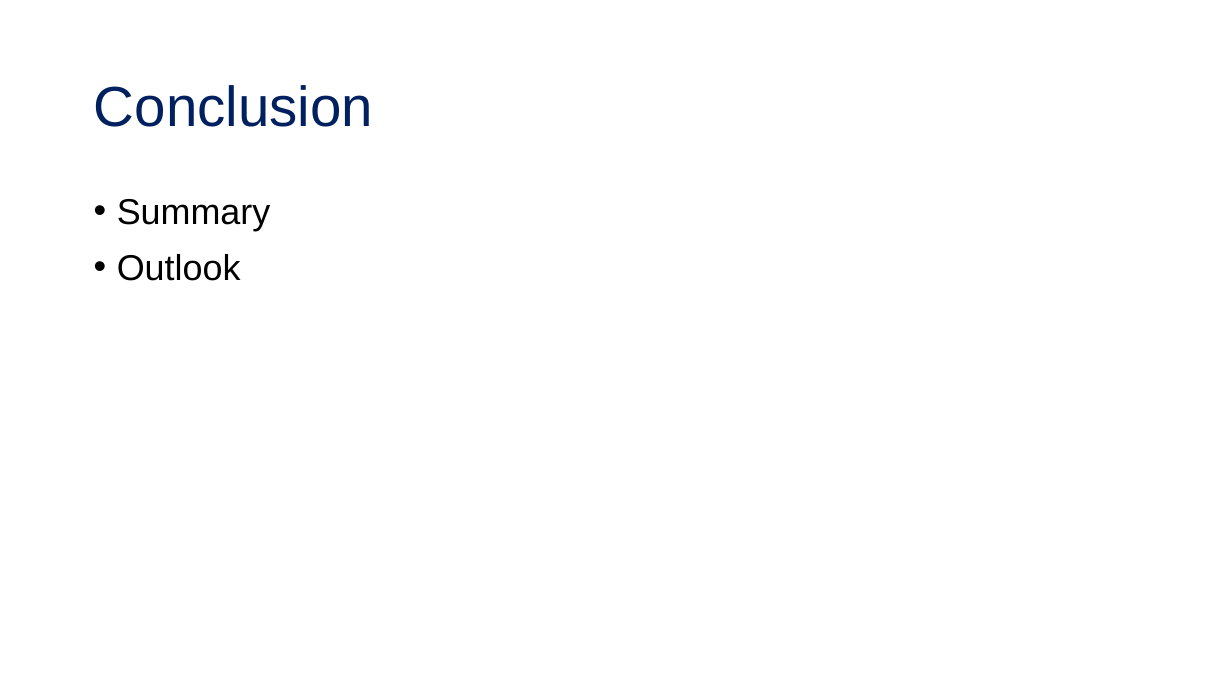
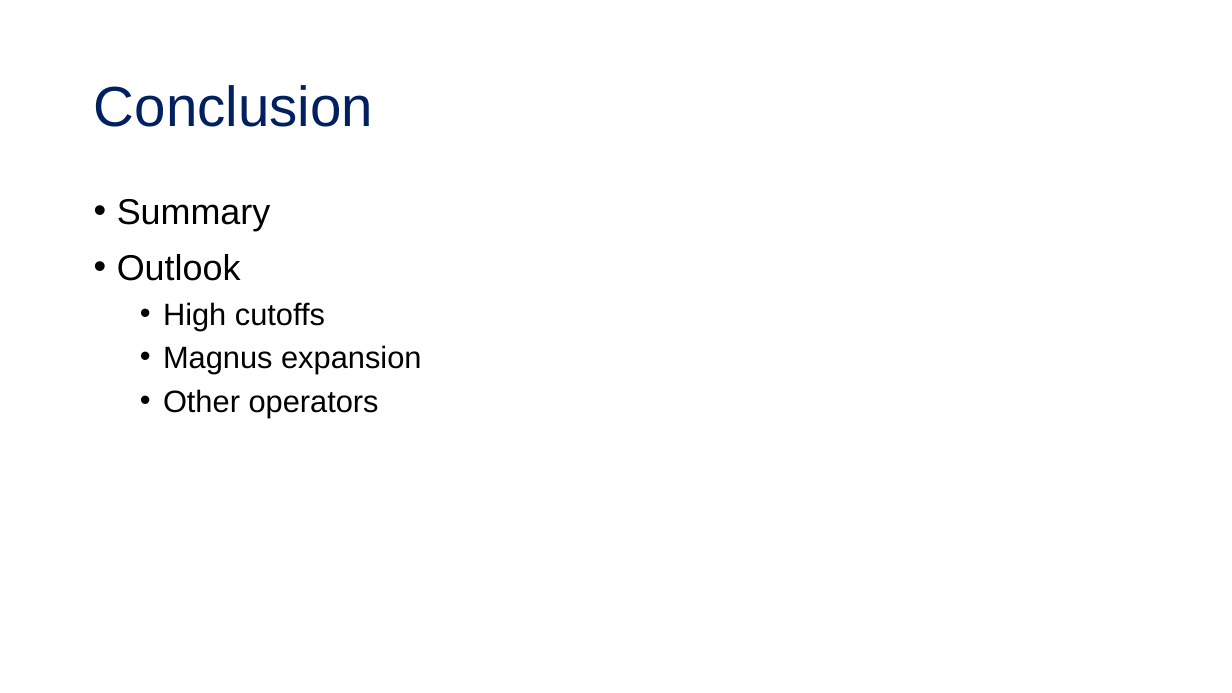
Before and after one commit to tropiano4/tropiano-srg, a slide deck: slide 17 of Presentations/DNP_October2019/tropiano_dnp_october2019.ppt. Drawn at 1232x693 pixels with LibreOffice and Linux fonts; fonts in the diff are those of the drawing. Boxes give left, top, right and bottom in pixels: in the first picture for what was removed or moved away, otherwise in the second. Text is boxed around its words. In the diff, an @@ line names an element or a change of style, - is before the commit and + after.

```diff
--- a/Presentations/DNP_October2019/tropiano_dnp_october2019.ppt
+++ b/Presentations/DNP_October2019/tropiano_dnp_october2019.ppt
@@ text at [163,302,421,417]: paragraphs added @@
+  • High cutoffs
+  • Magnus expansion
+  • Other operators
```
Also in this commit, not shown: 9 other slides changed, 2 slides added, 1 slide removed, 2 other files.
